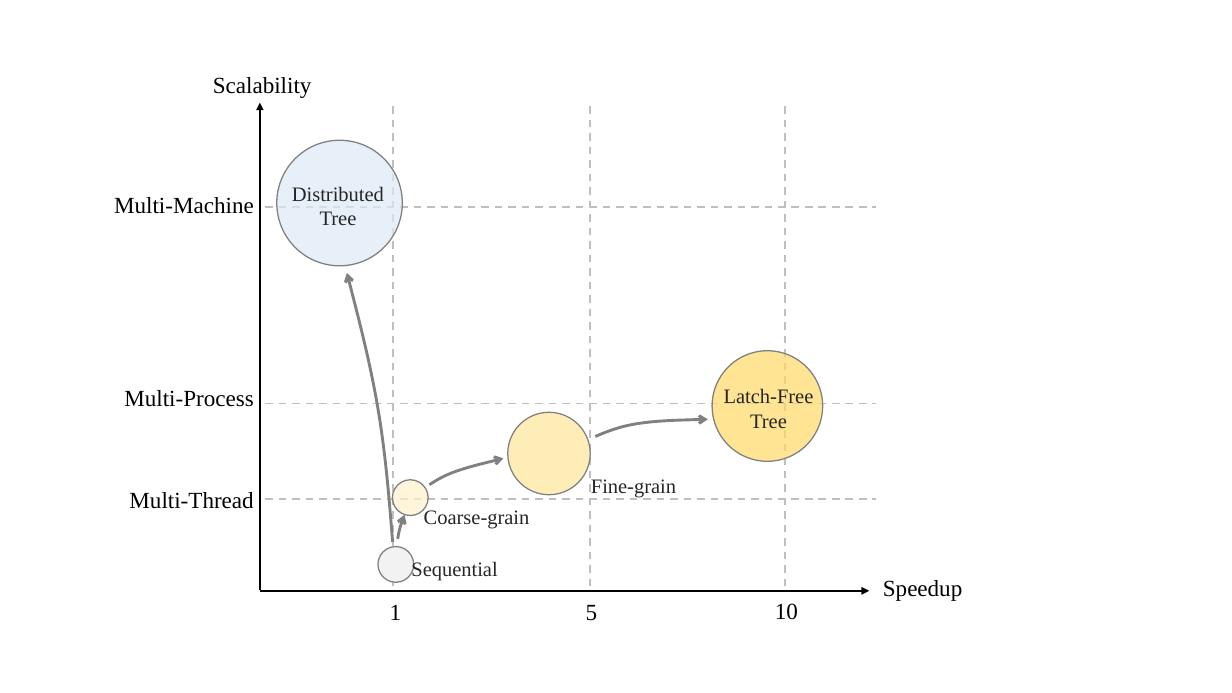
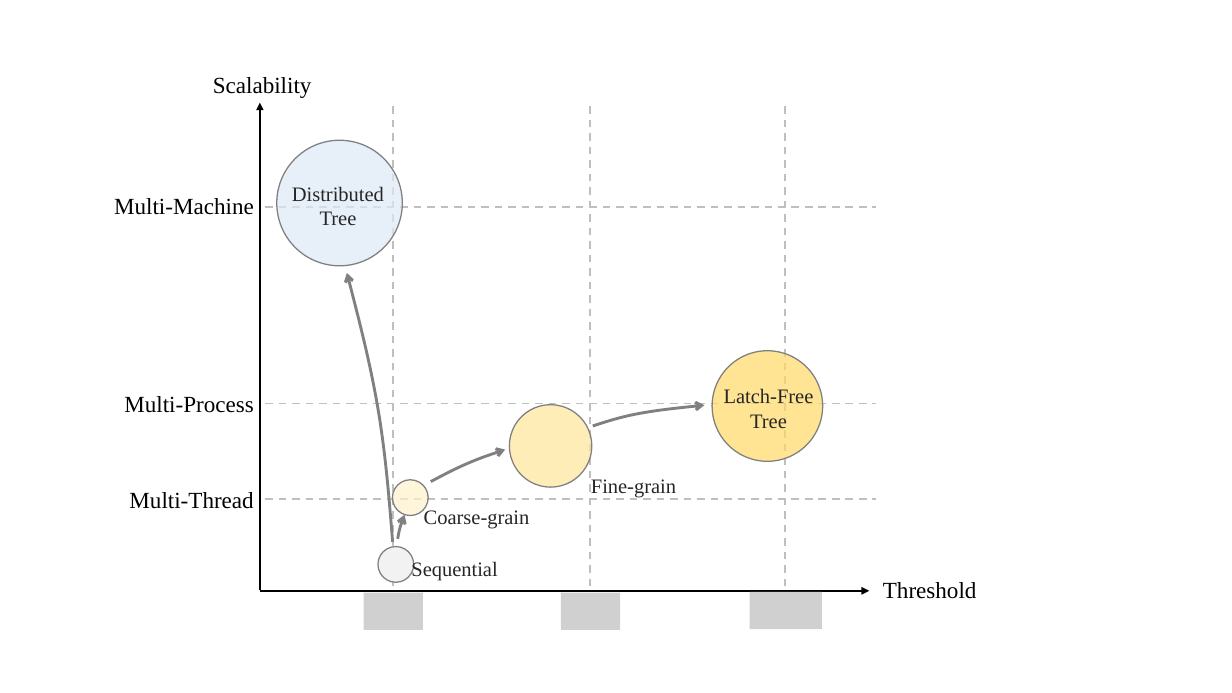
Before and after one commit to MarkChenYutian/B-plus-Forest, a slide deck: slide 1 of report/Figures.pptx. Drawn at 1232x693 pixels with LibreOffice and Linux fonts; fonts in the diff are those of the drawing; grey boxes stand for pictures. Boxes give left, top, right and bottom in pixels: in the first picture for what was removed or moved away, otherwise in the second. Text is boxed around its words. In the diff, an @@ line names an element or a change of style, - is before the commit and + after.

```diff
--- a/report/Figures.pptx
+++ b/report/Figures.pptx
@@ text "Multi-Process": place and size @@
-text "Multi-Process" at <box>124,390,253,407</box>
+text "Multi-Process" at <box>124,396,253,413</box>
@@ ellipse: place and size @@
-ellipse at <box>508,412,591,494</box>
+ellipse at <box>509,405,592,487</box>
@@ freeform shape at <box>593,406,705,427</box>: rotation 25 to 0 degrees; outline redrawn @@
@@ freeform shape at <box>431,450,506,482</box>: rotation 6 to 0 degrees; outline redrawn @@
@@ picture added at <box>364,592,423,629</box> @@
@@ picture added at <box>561,592,620,629</box> @@
@@ picture added at <box>750,592,822,629</box> @@
@@ text at <box>883,582,977,599</box>: text changed @@
-Speedup
+Threshold
@@ text removed at <box>390,605,402,620</box> @@
-1
@@ text removed at <box>586,605,598,621</box> @@
-5
@@ text removed at <box>775,603,798,620</box> @@
-10
```
Also in this commit, not shown: 4 other slides changed, 1 slide added, 11 other files.
